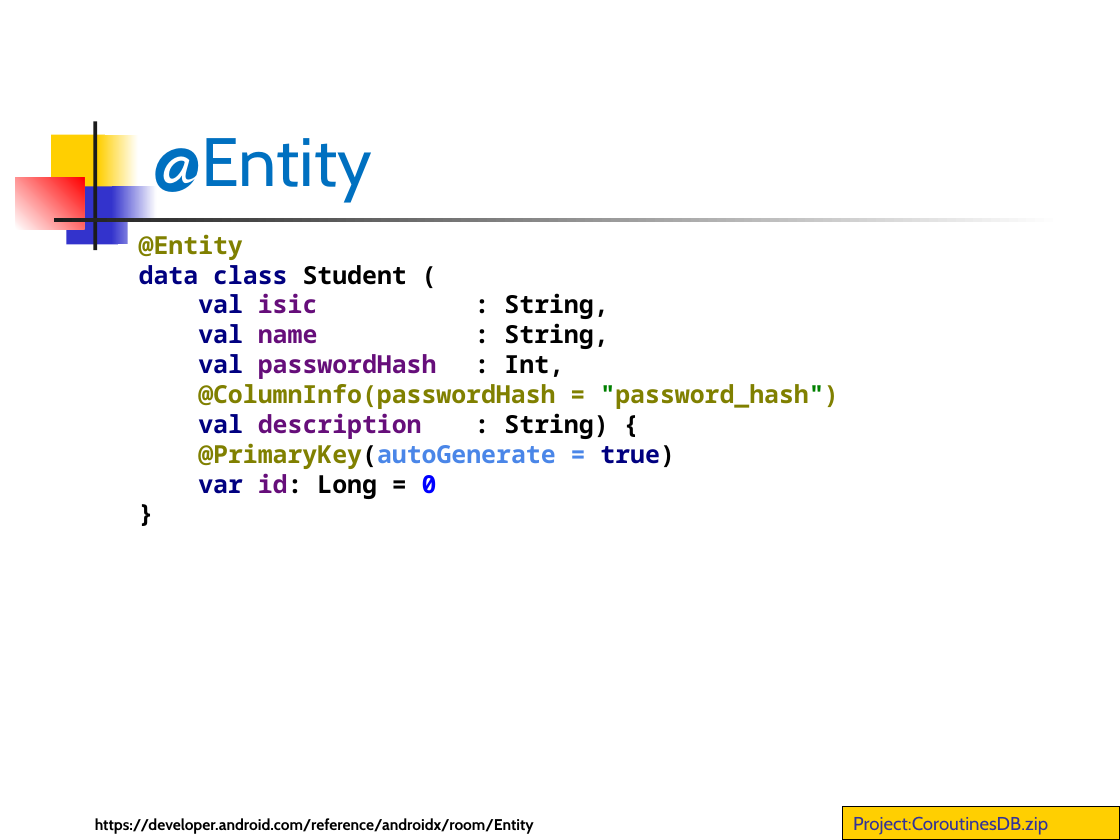
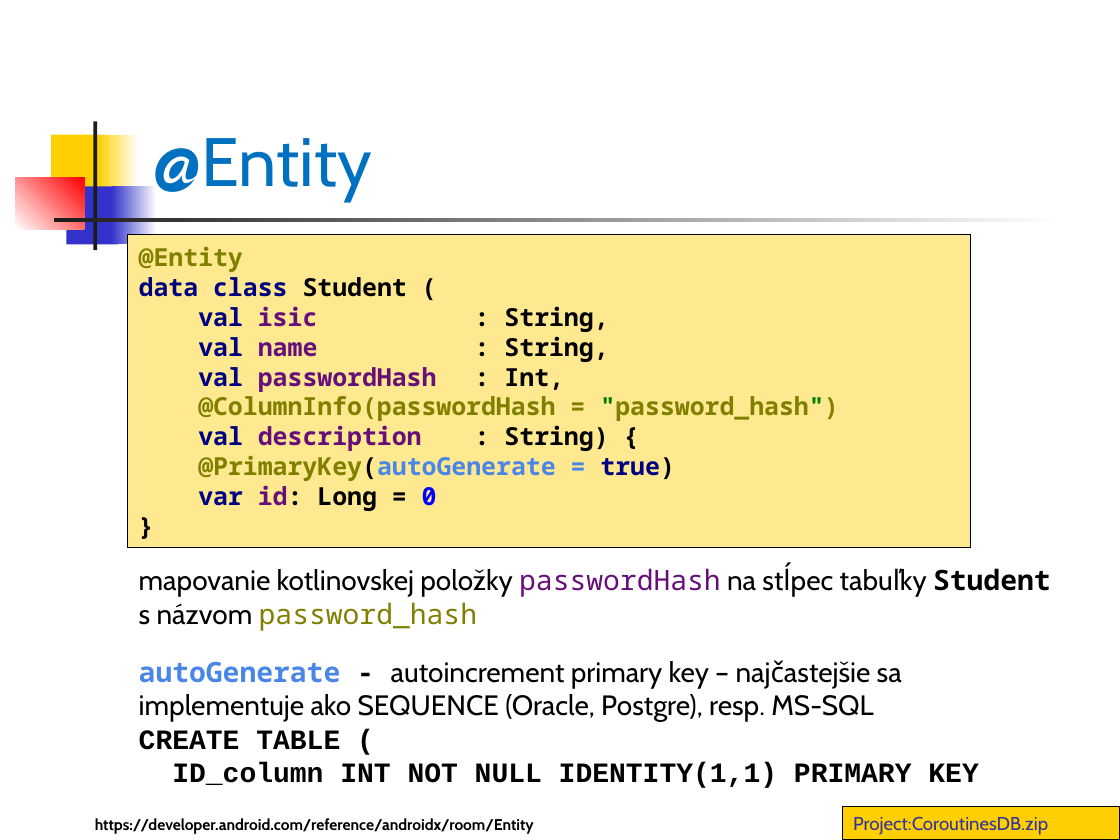
Before and after one commit to vmandro/Prednasky, a slide deck: slide 6 of 12/12_Android.ppt. Drawn at 1120x840 pixels with LibreOffice and Linux fonts; fonts in the diff are those of the drawing. Boxes give left, top, right and bottom in pixels: in the first picture for what was removed or moved away, otherwise in the second. Text is boxed around its words. In the diff, an @@ line names an element or a change of style, - is before the commit and + after.

```diff
--- a/12/12_Android.ppt
+++ b/12/12_Android.ppt
@@ rectangle "@Entity data class Student ( ...": place and size @@
-rectangle "@Entity data class Student ( ..." at [128,222,970,534]
+rectangle "@Entity data class Student ( ..." at [128,235,970,548]
@@ rectangle "@Entity data class Student ( ..." at [128,235,970,548]: fill #FFFFFF to #FFE990; outline none to #000000 0.74 pt @@
@@ text added at [139,568,1051,631], 18 pt, text #000000 @@
+mapovanie kotlinovskej položky passwordHash na stĺpec tabuľky Student s názvom password_hash
@@ text added at [139,661,978,788], 18 pt, text #000000 @@
+autoGenerate - autoincrement primary key – najčastejšie sa implementuje ako SEQUENCE (Oracle, Postgre), resp. MS-SQL
+CREATE TABLE (
+ID_column INT NOT NULL IDENTITY(1,1) PRIMARY KEY
```
Also in this commit, not shown: 18 other slides changed, 1 slide added, 1 other file.
